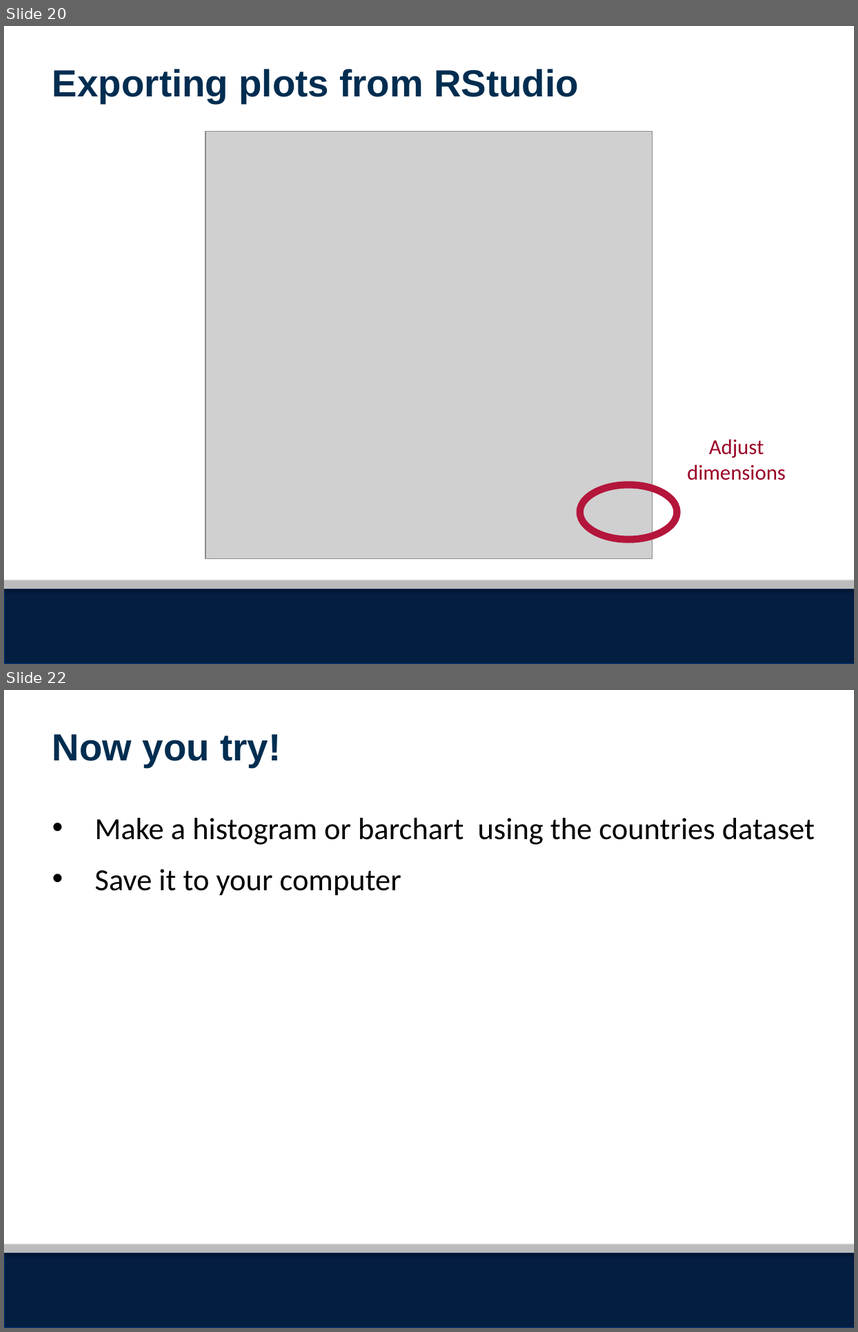
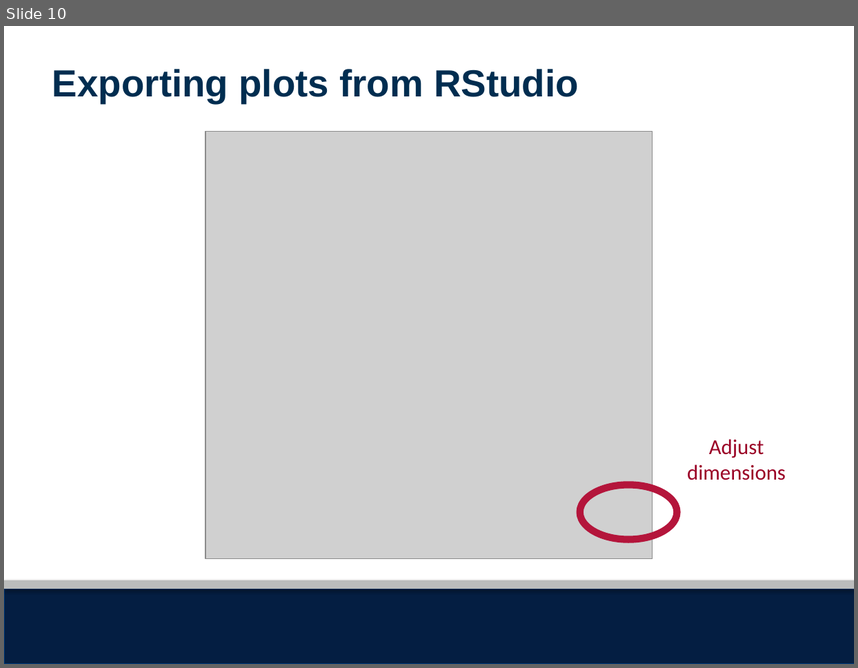
Before and after one commit to seaneff/data-science-basics-2023, a slide deck: day3/R Workshop Day 3 Slides.pptx. Shown one above the other, each under a label of ours: slides 20 and 22 before the commit, slide 10 after it; the slides between them are not shown. The pictures are 858x1332 and 858x668 pixels, drawn with LibreOffice and Linux fonts; fonts in the diff are those of the drawing; grey boxes stand for pictures; background and template pictures are left out. Boxes give left, top, right and bottom in pixels: in the first picture for what was removed or moved away, otherwise in the second. Text is boxed around its words. In the diff, an @@ line names an element or a change of style, - is before the commit and + after.

```diff
--- a/day3/R Workshop Day 3 Slides.pptx
+++ b/day3/R Workshop Day 3 Slides.pptx
@@ slide 22 removed at [4,690,854,1328], background #FFFFFF; not listed: 2 template elements that a slide beside it also shows @@
@@ text removed at [52,734,281,767] @@
-Now you try!
@@ text removed at [95,818,815,896] @@
-• Make a histogram or barchart using the countries dataset
-• Save it to your computer
@@ what was slide 20 is now slide 10 @@
```
Also in this commit, not shown: 1 slide added, 24 other slides removed, 4 other files.
